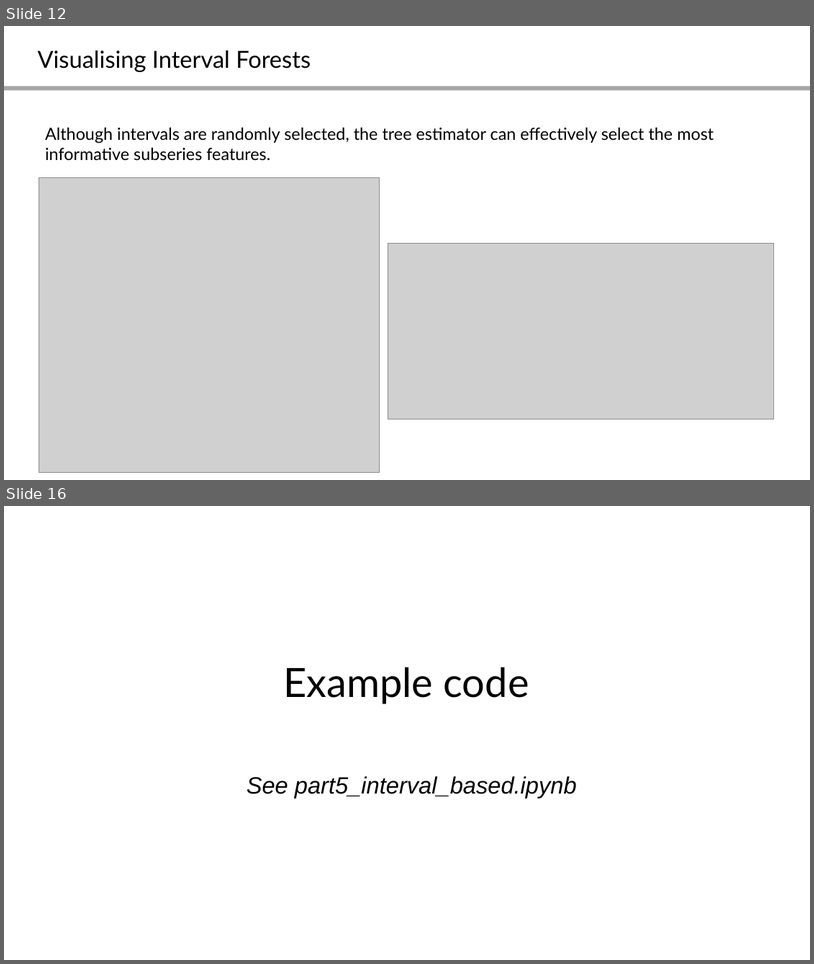
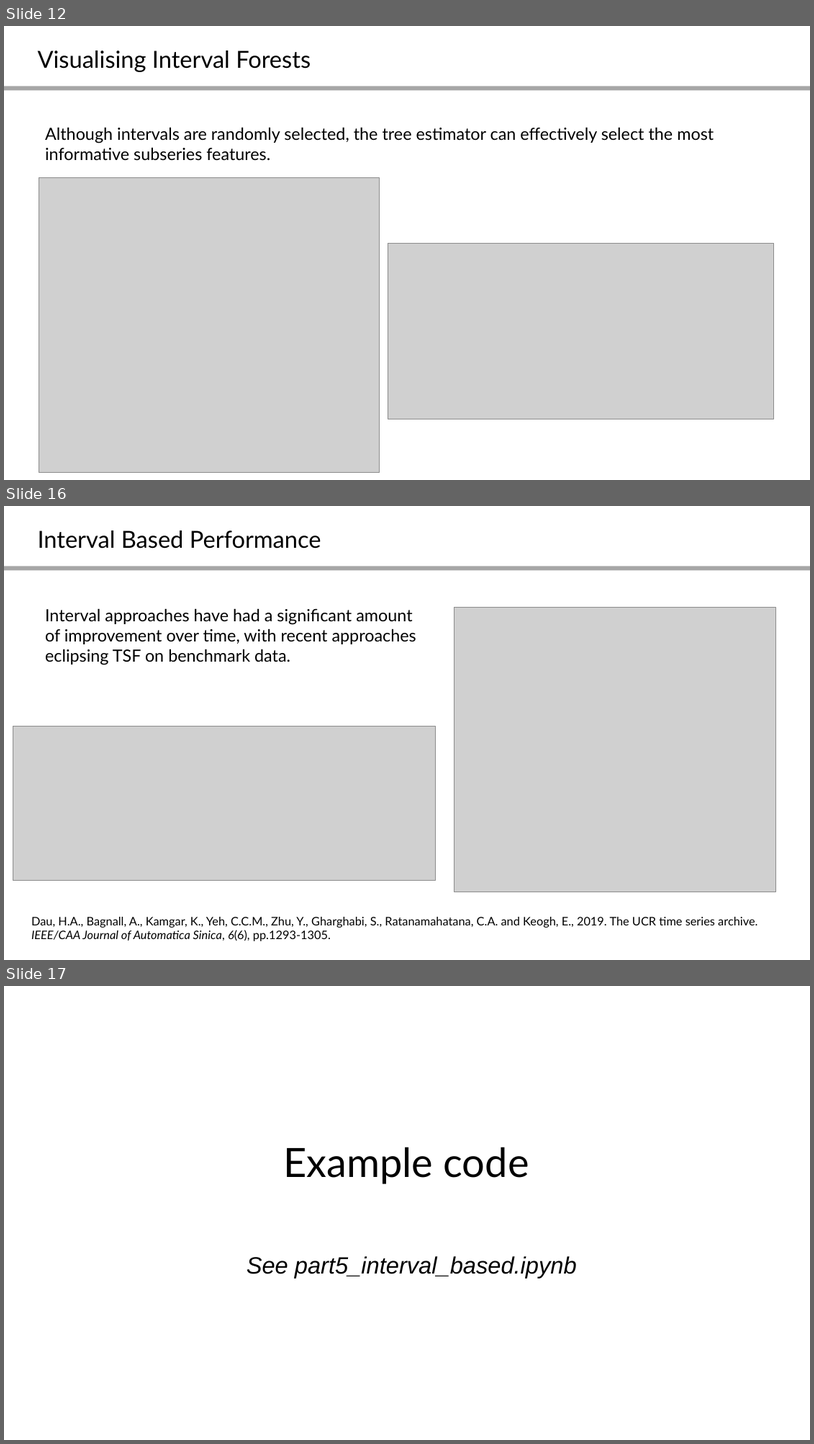
Before and after one commit to aeon-toolkit/aeon-tutorials, a slide deck: KDD-2024/Slides/part5_interval_based.pptx. Shown one above the other, each under a label of ours: slides 12 and 16 before the commit, slides 12, 16 and 17 after it; the slides between them are not shown. The pictures are 814x964 and 814x1444 pixels, drawn with LibreOffice and Linux fonts; fonts in the diff are those of the drawing; grey boxes stand for pictures. Boxes give left, top, right and bottom in pixels: in the first picture for what was removed or moved away, otherwise in the second. Text is boxed around its words. In the diff, an @@ line names an element or a change of style, - is before the commit and + after.

Commit message:
slides and quant image

```diff
--- a/KDD-2024/Slides/part5_interval_based.pptx
+++ b/KDD-2024/Slides/part5_interval_based.pptx
@@ slide 16 added at (4,506,810,960), background #FFFFFF; not listed: 1 template element that a slide beside it also shows @@
@@ title added at (38,530,322,548), 28 pt, text #000000 @@
+Interval Based Performance
@@ text added at (45,608,417,665), 20 pt, text #000000 @@
+Interval approaches have had a significant amount of improvement over time, with recent approaches eclipsing TSF on benchmark data.
@@ picture added at (454,608,776,892) @@
@@ picture added at (13,726,436,880) @@
@@ text added at (31,916,758,941), 14 pt, text #000000 @@
+Dau, H.A., Bagnall, A., Kamgar, K., Yeh, C.C.M., Zhu, Y., Gharghabi, S., Ratanamahatana, C.A. and Keogh, E., 2019. The UCR time series archive. IEEE/CAA Journal of Automatica Sinica, 6(6), pp.1293-1305.
@@ what was slide 16 is now slide 17 @@
```
Also in this commit, not shown: 3 slides changed, 1 other slide added, 1 slide removed, 2 other files.
